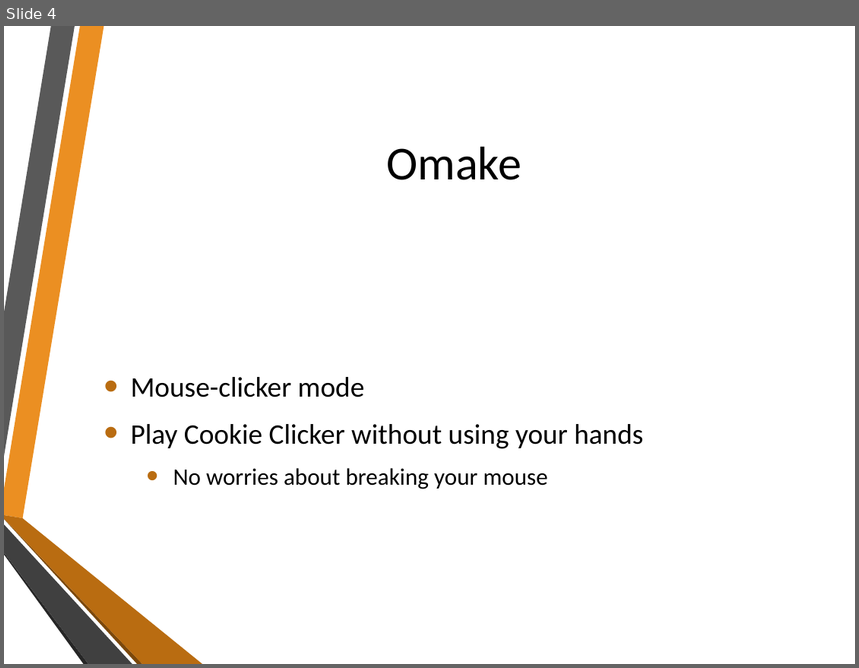
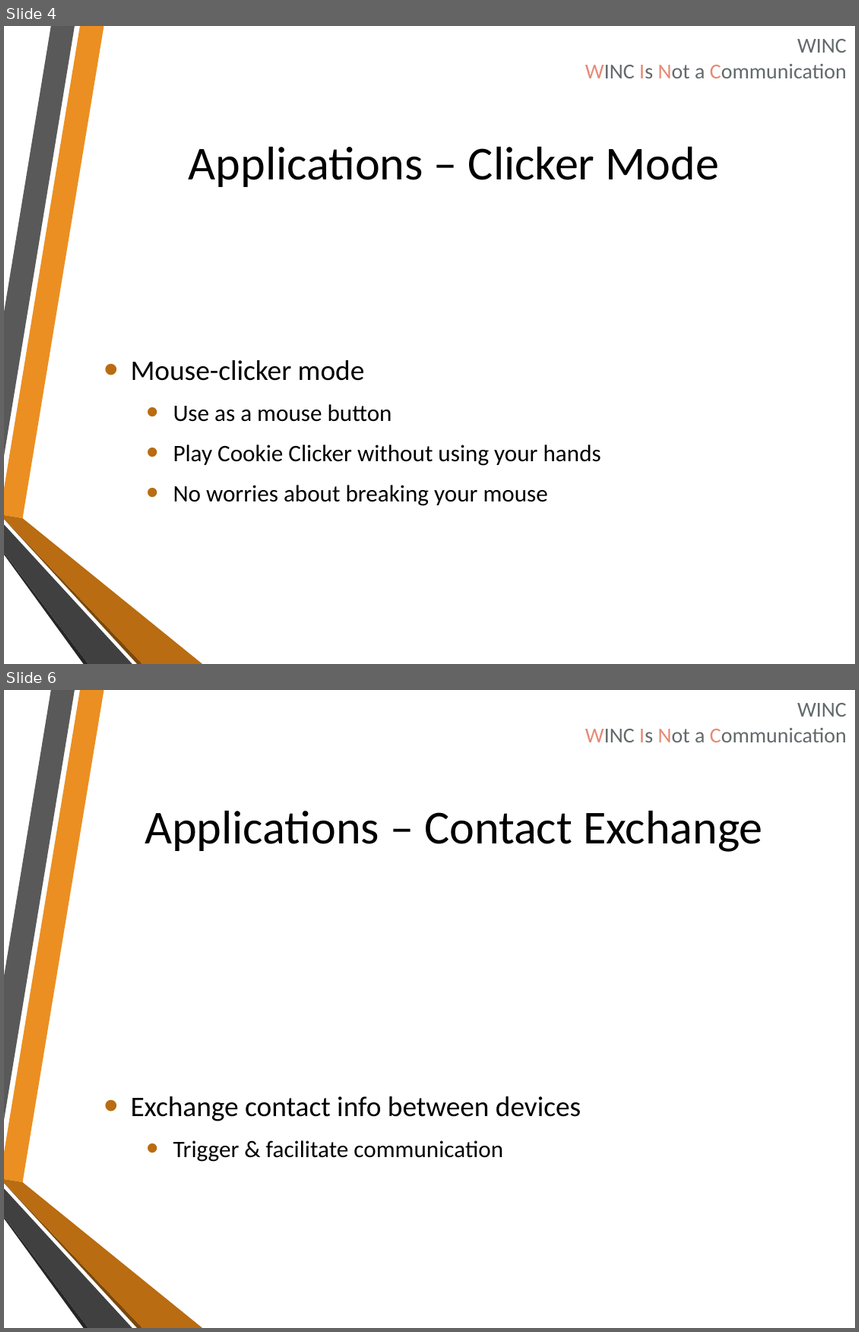
Before and after one commit to onishy/Oshiriai, a slide deck: Presentation/winkie（仮称）.pptx. Shown one above the other, each under a label of ours: slide 4 before the commit, slides 4 and 6 after it; the slides between them are not shown. The pictures are 859x668 and 859x1332 pixels, drawn with LibreOffice and Linux fonts; fonts in the diff are those of the drawing; background and template pictures are left out. Boxes give left, top, right and bottom in pixels: in the first picture for what was removed or moved away, otherwise in the second. Text is boxed around its words. In the diff, an @@ line names an element or a change of style, - is before the commit and + after.

```diff
--- a/Presentation/winkie（仮称）.pptx
+++ b/Presentation/winkie（仮称）.pptx
@@ slide 6 added at (4,690,855,1328), background picture (left out); not listed: 6 template elements that a slide beside it also shows @@
@@ text added at (585,703,847,742), 18 pt, text #636A6C @@
+WINC
+WINC Is Not a Communication
@@ title added at (145,810,763,852), 40 pt, text #000000 @@
+Applications – Contact Exchange
@@ text added at (131,1097,581,1162), 24 pt, text #000000 @@
+• Exchange contact info between devices
+  • Trigger & facilitate communication
@@ slide 4 changed as well @@
@@ text added at (585,39,847,78), 18 pt, text #636A6C @@
+WINC
+WINC Is Not a Communication
@@ title at (189,146,719,187): text changed @@
-Omake
+Applications – Clicker Mode
@@ text at (173,404,392,422): paragraph added @@
+  • Use as a mouse button
@@ text at (173,445,601,466): size 24 to 20 pt in "Play Cookie Clicker without using your hands"; list level 1 to 2 in "Play Cookie Clicker without using ..." @@
```
Also in this commit, not shown: 3 other slides changed, 1 other slide added, 2 slides removed.
